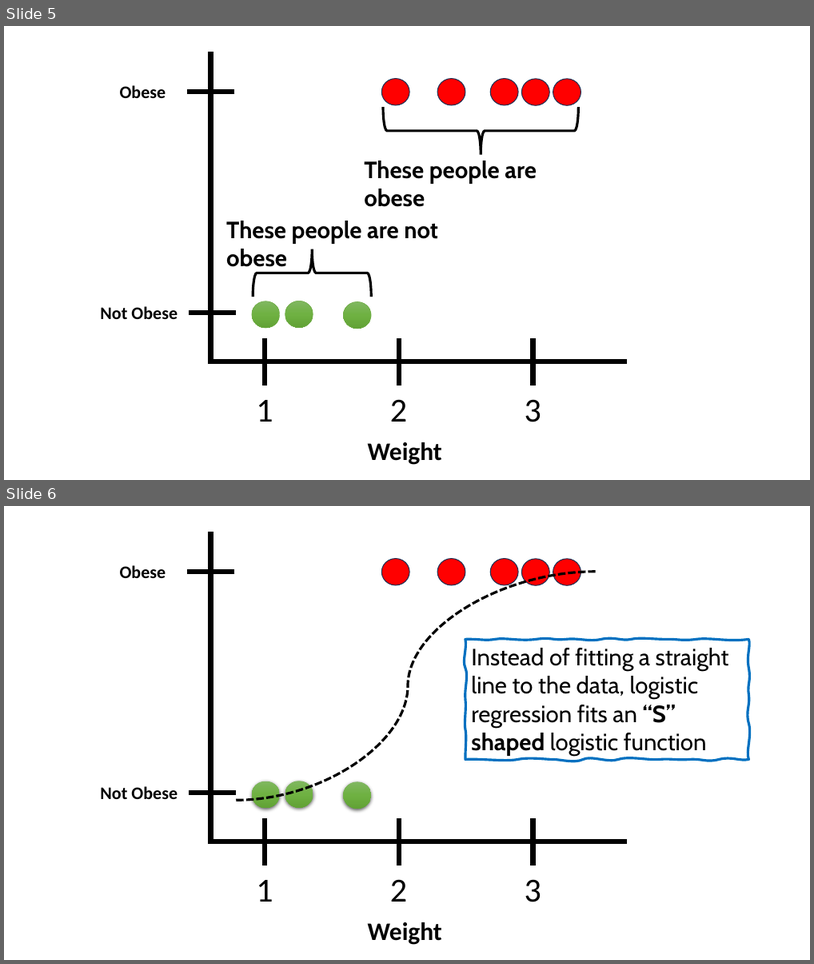
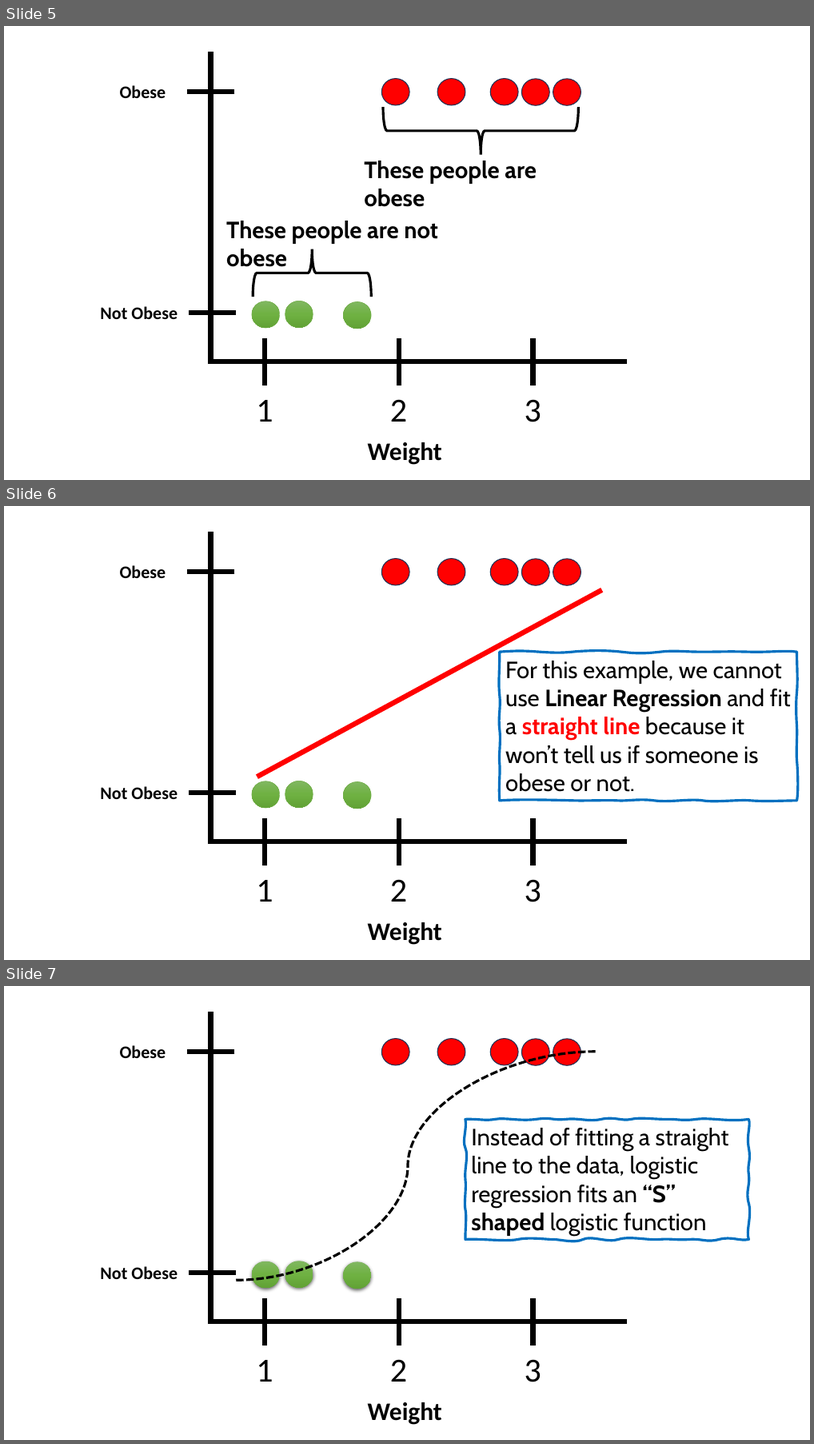
Before and after one commit to OG-CZ/CCMACLRL-EXERCISES-COM231, a slide deck: _LECTURES/5 - Logistic Regression/Introduction to Logistic Regression.pptx. Shown one above the other, each under a label of ours: slides 5 and 6 before the commit, slides 5, 6 and 7 after it. The pictures are 814x964 and 814x1444 pixels, drawn with LibreOffice and Linux fonts; fonts in the diff are those of the drawing; background and template pictures are left out. Boxes give left, top, right and bottom in pixels: in the first picture for what was removed or moved away, otherwise in the second. Text is boxed around its words. In the diff, an @@ line names an element or a change of style, - is before the commit and + after.

```diff
--- a/_LECTURES/5 - Logistic Regression/Introduction to Logistic Regression.pptx
+++ b/_LECTURES/5 - Logistic Regression/Introduction to Logistic Regression.pptx
@@ slide 6 added at bbox=[4, 506, 810, 960], background picture (left out) @@
@@ text added at bbox=[120, 565, 166, 578], 21 pt, text #000000, bold @@
+Obese
@@ group added at bbox=[187, 532, 628, 902]: 7 lines, 3 texts @@
+1
+2
+3
@@ ellipse added at bbox=[382, 559, 410, 585], fill #FF0000, outline #1E3256 1 pt @@
@@ ellipse added at bbox=[438, 559, 466, 585], fill #FF0000, outline #1E3256 1 pt @@
@@ ellipse added at bbox=[491, 559, 519, 585], fill #FF0000, outline #1E3256 1 pt @@
@@ ellipse added at bbox=[522, 559, 550, 585], fill #FF0000, outline #1E3256 1 pt @@
@@ ellipse added at bbox=[554, 559, 581, 585], fill #FF0000, outline #1E3256 1 pt @@
@@ line added from (258, 776) to (602, 590), #FF0000 6 pt @@
@@ freeform shape added at bbox=[500, 652, 798, 800], outline #0070C0 3 pt, 28 pt, text #000000 @@
+For this example, we cannot use Linear Regression and fit a straight line because it won’t tell us if someone is obese or not.
@@ text added at bbox=[100, 786, 178, 799], 21 pt, text #000000, bold @@
+Not Obese
@@ ellipse added at bbox=[252, 780, 280, 808], fill gradient #81B861 to #6FB242 to #62A336, outline #70AD47 0.5 pt @@
@@ ellipse added at bbox=[286, 780, 313, 808], fill gradient #81B861 to #6FB242 to #62A336, outline #70AD47 0.5 pt @@
@@ ellipse added at bbox=[343, 782, 371, 808], fill gradient #81B861 to #6FB242 to #62A336, outline #70AD47 0.5 pt @@
@@ text added at bbox=[368, 922, 442, 944], 30 pt, text #000000, bold @@
+Weight
@@ what was slide 6 is now slide 7 @@
```
Also in this commit, not shown: 10 slides changed, 34 other slides added, 46 other files.
